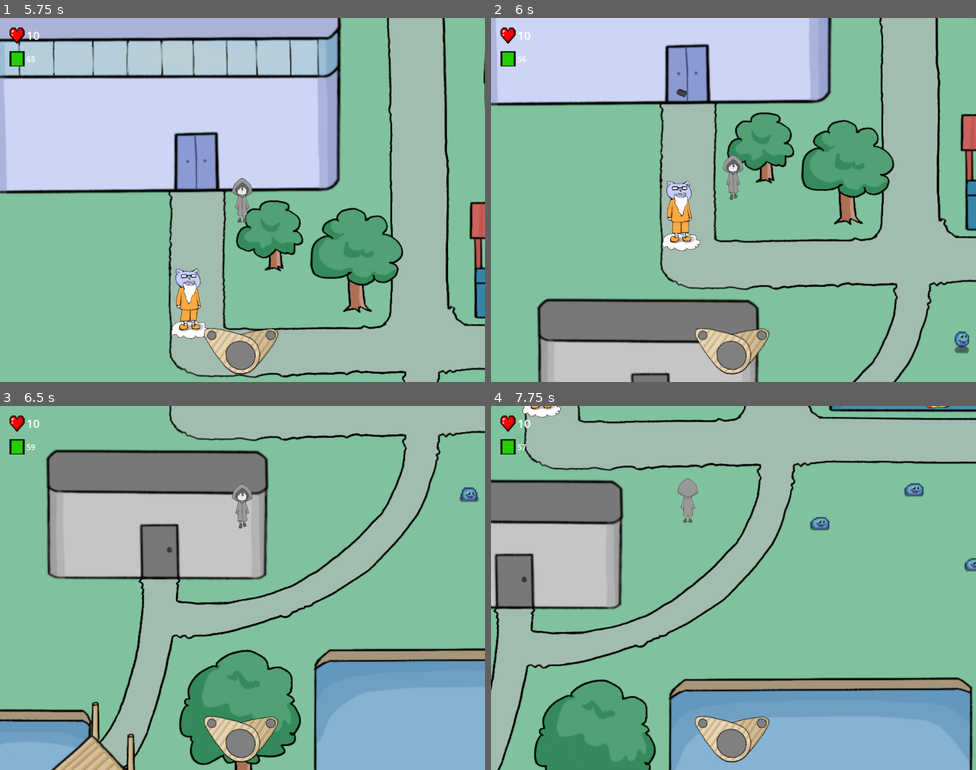
Above: before the commit, frames 1-4 (two rows, left to right).
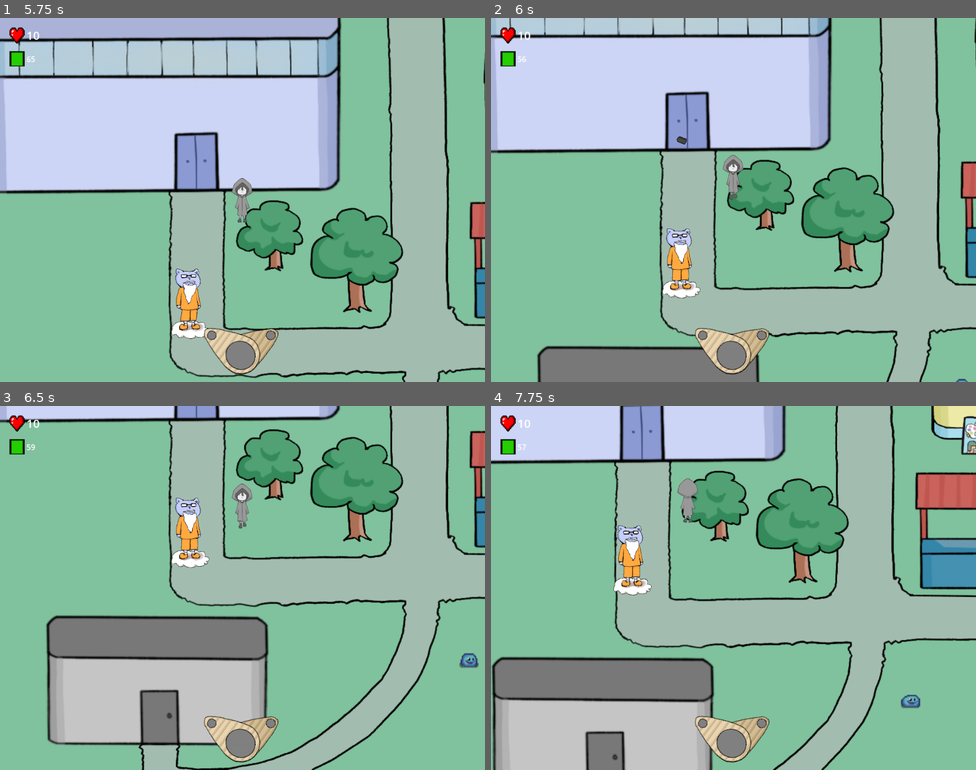
Above: after the commit, the same moments.

Repository: JMSVY-Super-Cool-Group-14/Dye-Chromatic
Game: Godot game, scene res://scenes/ui/main.tscn
The game is run twice, just before and just after one commit, with the same random seed, the same clock (stepped at 60 frames per second) and the same inputs.
Inputs (mouse positions are in pixels of both pictures, inside the frame that each line leads up to):
- Up to frame 1 (5.75 s): click "New Game" at 0.5 s; move the mouse to (349, 181) at 1.27 s; hold E (right_colour) 1.28-2.03 s; hold V (lock_on) 1.28-2.03 s; tap F (melee_attack) at 1.55, 2.1, 3.8, 5.1 s; move the mouse to (145, 218) at 2.02 s; hold S (move_down) 2.03-2.78 s; tap Space (ranged_attack) at 2.3, 4.55 s; move the mouse to (291, 119) at 2.77 s; hold E (right_colour) 2.78-3.53 s; hold Space (ranged_attack) 2.78-3.53 s; tap V (lock_on) at 3.05, 5.3 s; move the mouse to (218, 272) at 3.52 s; hold W (move_up) 3.53-4.28 s; tap C (interact) at 3.6 s; move the mouse to (388, 254) at 4.27 s; hold V (lock_on) 4.28-5.03 s; hold Q (left_colour) from 4.28 s (still down); tap Enter at 5 s; move the mouse to (97, 145) at 5.02 s
- Up to frame 2 (6 s): tap Space (ranged_attack) at 5.75 s; move the mouse to (757, 200) at 5.77 s; release Q (left_colour) at 5.78 s; hold S (move_down) from 5.78 s (still down); hold Down (move_camera_down) from 5.78 s (still down)
- Up to frame 3 (6.5 s): keep holding S (move_down); keep holding Down (move_camera_down); tap F (melee_attack) at 6.05 s
- Up to frame 4 (7.75 s): move the mouse to (660, 497) at 6.52 s; release S (move_down) at 6.53 s; release Down (move_camera_down) at 6.53 s; hold E (right_colour) 6.53-7.28 s; tap Left (move_camera_left) at 6.6 s; tap Space (ranged_attack) at 6.8 s; move the mouse to (840, 569) at 7.27 s; hold W (move_up) from 7.28 s (still down); hold Right (move_camera_right) from 7.28 s (still down); tap V (lock_on) at 7.55 s

Frame 1 is identical in both runs. In frame 2, 46% of the frame differs, in the area x 0-100%, y 0-100%; in frame 3, 71%; in frame 4, 80%.

Commit message:
Redesign Scenes & Scripts for easier usability

Diff:
--- /dev/null
+++ b/src/scenes/PlayerBoundaries.gd
@@ -0,0 +1,13 @@
+extends Node
+
+@export var min_x = 10
+@export var max_x = 810
+@export var min_y = 15
+@export var max_y = 800
+
+func _process(delta):
+	# Ensure the player's position is clamped within the defined boundaries
+	var player_position = get_parent().position
+	player_position.x = clamp(player_position.x, min_x, max_x)
+	player_position.y = clamp(player_position.y, min_y, max_y)
+	get_parent().position = player_position
--- a/src/scenes/game.tscn
+++ b/src/scenes/game.tscn
@@ -17,6 +17,85 @@
 [ext_resource type="PackedScene" uid="uid://diot35kru5y3u" path="res://scenes/Enemies/fire_slime.tscn" id="15_yt066"]
 
 [node name="Game" type="Node2D"]
+
+[node name="NPCManager" type="Node" parent="."]
+
+[node name="NPC" parent="NPCManager" instance=ExtResource("13_7i4wi")]
+position = Vector2(193, 310)
+
+[node name="EnemyManager" type="Node" parent="."]
+
+[node name="Slime3" parent="EnemyManager" instance=ExtResource("2_h5rq2")]
+position = Vector2(496.6, 432.1)
+scale = Vector2(1, 1)
+
+[node name="Slime11" parent="EnemyManager" instance=ExtResource("2_h5rq2")]
+position = Vector2(406, 441.4)
+scale = Vector2(1, 1)
+
+[node name="Slime15" parent="EnemyManager" instance=ExtResource("2_h5rq2")]
+position = Vector2(593.6, 498.5)
+scale = Vector2(1, 1)
+
+[node name="Slime24" parent="EnemyManager" instance=ExtResource("2_h5rq2")]
+position = Vector2(545.9, 497)
+scale = Vector2(1, 1)
+
+[node name="Slime27" parent="EnemyManager" instance=ExtResource("2_h5rq2")]
+position = Vector2(685.6, 416.5)
+scale = Vector2(1, 1)
+
+[node name="Slime39" parent="EnemyManager" instance=ExtResource("2_h5rq2")]
+position = Vector2(784.6, 498.5)
+scale = Vector2(1, 1)
+
+[node name="Slime38" parent="EnemyManager" instance=ExtResource("2_h5rq2")]
+position = Vector2(618.1, 426.4)
+scale = Vector2(1, 1)
+
+[node name="Slime37" parent="EnemyManager" instance=ExtResource("2_h5rq2")]
+position = Vector2(615.4, 443.8)
+scale = Vector2(1, 1)
+
+[node name="Slime36" parent="EnemyManager" instance=ExtResource("2_h5rq2")]
+position = Vector2(637.9, 415)
+scale = Vector2(1, 1)
+
+[node name="Slime35" parent="EnemyManager" instance=ExtResource("2_h5rq2")]
+position = Vector2(595, 425.8)
+scale = Vector2(1, 1)
+
+[node name="Slime34" parent="EnemyManager" instance=ExtResource("2_h5rq2")]
+position = Vector2(597.1, 447.1)
+scale = Vector2(1, 1)
+
+[node name="Slime33" parent="EnemyManager" instance=ExtResource("2_h5rq2")]
+position = Vector2(634.9, 445.6)
+scale = Vector2(1, 1)
+
+[node name="Slime32" parent="EnemyManager" instance=ExtResource("2_h5rq2")]
+position = Vector2(628.3, 456.1)
+scale = Vector2(1, 1)
+
+[node name="Slime31" parent="EnemyManager" instance=ExtResource("2_h5rq2")]
+position = Vector2(650.8, 430)
+scale = Vector2(1, 1)
+
+[node name="Slime30" parent="EnemyManager" instance=ExtResource("2_h5rq2")]
+position = Vector2(642.1, 457.6)
+scale = Vector2(1, 1)
+
+[node name="Slime29" parent="EnemyManager" instance=ExtResource("2_h5rq2")]
+position = Vector2(665.5, 445)
+scale = Vector2(1, 1)
+
+[node name="Fire Slime" parent="EnemyManager" instance=ExtResource("15_yt066")]
+position = Vector2(495, 368)
+
+[node name="Player" parent="." instance=ExtResource("2_mpbna")]
+z_index = 1
+position = Vector2(231, 255)
+scale = Vector2(0.4, 0.4)
 
 [node name="FiniteStateMachine" type="Node" parent="." node_paths=PackedStringArray("current_state", "root")]
 process_mode = 3
@@ -150,91 +229,11 @@
 scale = Vector2(0.4, 0.4)
 texture = ExtResource("4_yusat")
 
-[node name="Player" parent="." instance=ExtResource("2_mpbna")]
-z_index = 1
-position = Vector2(231, 255)
-scale = Vector2(0.4, 0.4)
-max_x = 815
-
 [node name="AudioStreamPlayer2D" type="AudioStreamPlayer2D" parent="."]
 stream = ExtResource("12_aedne")
 volume_db = -10.0
 autoplay = true
 
-[node name="EnemyManager" type="Node" parent="."]
-
-[node name="Slime3" parent="EnemyManager" instance=ExtResource("2_h5rq2")]
-position = Vector2(496.6, 432.1)
-scale = Vector2(1, 1)
-
-[node name="Slime11" parent="EnemyManager" instance=ExtResource("2_h5rq2")]
-position = Vector2(406, 441.4)
-scale = Vector2(1, 1)
-
-[node name="Slime15" parent="EnemyManager" instance=ExtResource("2_h5rq2")]
-position = Vector2(593.6, 498.5)
-scale = Vector2(1, 1)
-
-[node name="Slime24" parent="EnemyManager" instance=ExtResource("2_h5rq2")]
-position = Vector2(545.9, 497)
-scale = Vector2(1, 1)
-
-[node name="Slime27" parent="EnemyManager" instance=ExtResource("2_h5rq2")]
-position = Vector2(685.6, 416.5)
-scale = Vector2(1, 1)
-
-[node name="Slime39" parent="EnemyManager" instance=ExtResource("2_h5rq2")]
-position = Vector2(784.6, 498.5)
-scale = Vector2(1, 1)
-
-[node name="Slime38" parent="EnemyManager" instance=ExtResource("2_h5rq2")]
-position = Vector2(618.1, 426.4)
-scale = Vector2(1, 1)
-
-[node name="Slime37" parent="EnemyManager" instance=ExtResource("2_h5rq2")]
-position = Vector2(615.4, 443.8)
-scale = Vector2(1, 1)
-
-[node name="Slime36" parent="EnemyManager" instance=ExtResource("2_h5rq2")]
-position = Vector2(637.9, 415)
-scale = Vector2(1, 1)
-
-[node name="Slime35" parent="EnemyManager" instance=ExtResource("2_h5rq2")]
-position = Vector2(595, 425.8)
-scale = Vector2(1, 1)
-
-[node name="Slime34" parent="EnemyManager" instance=ExtResource("2_h5rq2")]
-position = Vector2(597.1, 447.1)
-scale = Vector2(1, 1)
-
-[node name="Slime33" parent="EnemyManager" instance=ExtResource("2_h5rq2")]
-position = Vector2(634.9, 445.6)
-scale = Vector2(1, 1)
-
-[node name="Slime32" parent="EnemyManager" instance=ExtResource("2_h5rq2")]
-position = Vector2(628.3, 456.1)
-scale = Vector2(1, 1)
-
-[node name="Slime31" parent="EnemyManager" instance=ExtResource("2_h5rq2")]
-position = Vector2(650.8, 430)
-scale = Vector2(1, 1)
-
-[node name="Slime30" parent="EnemyManager" instance=ExtResource("2_h5rq2")]
-position = Vector2(642.1, 457.6)
-scale = Vector2(1, 1)
-
-[node name="Slime29" parent="EnemyManager" instance=ExtResource("2_h5rq2")]
-position = Vector2(665.5, 445)
-scale = Vector2(1, 1)
-
-[node name="Fire Slime" parent="EnemyManager" instance=ExtResource("15_yt066")]
-position = Vector2(495, 368)
-
-[node name="NPCManager" type="Node" parent="."]
-
-[node name="NPC" parent="NPCManager" instance=ExtResource("13_7i4wi")]
-position = Vector2(193, 310)
-
 [node name="AudioStreamPlayer2D2" type="AudioStreamPlayer2D" parent="."]
 stream = ExtResource("12_aedne")
 volume_db = -10.0
--- a/src/scenes/player.tscn
+++ b/src/scenes/player.tscn
@@ -45,6 +45,7 @@
 [ext_resource type="Texture2D" uid="uid://cxxag1we6q62f" path="res://assets/sprites/slash.sprites/Slash-3.tres" id="43_yem7g"]
 [ext_resource type="Texture2D" uid="uid://l2nvsqvjk3wm" path="res://assets/sprites/slash.sprites/Slash-4.tres" id="44_6dvai"]
 [ext_resource type="Texture2D" uid="uid://bg1h6s2vbpvvn" path="res://assets/UI/targetLockTemp.png" id="45_ar07b"]
+[ext_resource type="Script" path="res://scenes/PlayerBoundaries.gd" id="46_imbkd"]
 
 [sub_resource type="SpriteFrames" id="SpriteFrames_bgi2u"]
 animations = [{
@@ -314,9 +315,6 @@
 
 [node name="Player" type="Area2D" groups=["player"]]
 script = ExtResource("1_p4u05")
-min_x = 10
-min_y = 0
-max_y = 800
 
 [node name="AnimatedSprite2D" type="AnimatedSprite2D" parent="."]
 scale = Vector2(0.3, 0.3)
@@ -330,6 +328,58 @@
 position = Vector2(-1.90735e-06, -1.90735e-06)
 scale = Vector2(0.1, 0.1)
 shape = SubResource("CapsuleShape2D_ewgi6")
+
+[node name="MeleeRange" type="Area2D" parent="."]
+position = Vector2(0, -61)
+
+[node name="MeleeHitbox" type="CollisionShape2D" parent="MeleeRange"]
+scale = Vector2(6.12829, 4.58599)
+shape = SubResource("CapsuleShape2D_ugejp")
+disabled = true
+
+[node name="MeleeAnimate1" type="AnimatedSprite2D" parent="MeleeRange"]
+rotation = 1.5708
+scale = Vector2(0.2, 0.2)
+sprite_frames = SubResource("SpriteFrames_jbfnq")
+animation = &"attack"
+
+[node name="MeleePlayer1" type="AnimationPlayer" parent="MeleeRange/MeleeAnimate1"]
+root_node = NodePath("../..")
+libraries = {
+"": SubResource("AnimationLibrary_qtfsg")
+}
+speed_scale = 12.0
+
+[node name="MeleeAnimate2" type="AnimatedSprite2D" parent="MeleeRange"]
+rotation = 1.5708
+scale = Vector2(0.2, -0.2)
+sprite_frames = SubResource("SpriteFrames_jbfnq")
+animation = &"attack"
+
+[node name="MeleePlayer2" type="AnimationPlayer" parent="MeleeRange/MeleeAnimate2"]
+libraries = {
+"": SubResource("AnimationLibrary_2r1e6")
+}
+speed_scale = 12.0
+
+[node name="BlueUlt" type="Area2D" parent="."]
+
+[node name="CollisionShape2D" type="CollisionShape2D" parent="BlueUlt"]
+scale = Vector2(15, 15)
+shape = SubResource("CircleShape2D_aq8ff")
+disabled = true
+
+[node name="DetectRange" type="Area2D" parent="."]
+
+[node name="CollisionShape2D" type="CollisionShape2D" parent="DetectRange"]
+position = Vector2(0, -112)
+scale = Vector2(19.04, 13.08)
+shape = SubResource("RectangleShape2D_15o0i")
+
+[node name="TargetLock" type="Sprite2D" parent="."]
+visible = false
+scale = Vector2(0.1, 0.1)
+texture = ExtResource("45_ar07b")
 
 [node name="PlayerCam" type="Camera2D" parent="."]
 zoom = Vector2(5, 5)
@@ -339,57 +389,8 @@
 limit_bottom = 820
 script = ExtResource("34_oibyl")
 
-[node name="MeleeRange" type="Area2D" parent="."]
-position = Vector2(0, -61)
-
-[node name="MeleeHitbox" type="CollisionShape2D" parent="MeleeRange"]
-scale = Vector2(6.12829, 4.58599)
-shape = SubResource("CapsuleShape2D_ugejp")
-disabled = true
-
-[node name="MeleeAnimate1" type="AnimatedSprite2D" parent="MeleeRange"]
-rotation = 1.5708
-scale = Vector2(0.2, 0.2)
-sprite_frames = SubResource("SpriteFrames_jbfnq")
-animation = &"attack"
-
-[node name="MeleePlayer1" type="AnimationPlayer" parent="MeleeRange/MeleeAnimate1"]
-root_node = NodePath("../..")
-libraries = {
-"": SubResource("AnimationLibrary_qtfsg")
-}
-speed_scale = 12.0
-
-[node name="MeleeAnimate2" type="AnimatedSprite2D" parent="MeleeRange"]
-rotation = 1.5708
-scale = Vector2(0.2, -0.2)
-sprite_frames = SubResource("SpriteFrames_jbfnq")
-animation = &"attack"
-
-[node name="MeleePlayer2" type="AnimationPlayer" parent="MeleeRange/MeleeAnimate2"]
-libraries = {
-"": SubResource("AnimationLibrary_2r1e6")
-}
-speed_scale = 12.0
-
-[node name="BlueUlt" type="Area2D" parent="."]
-
-[node name="CollisionShape2D" type="CollisionShape2D" parent="BlueUlt"]
-scale = Vector2(15, 15)
-shape = SubResource("CircleShape2D_aq8ff")
-disabled = true
-
-[node name="DetectRange" type="Area2D" parent="."]
-
-[node name="CollisionShape2D" type="CollisionShape2D" parent="DetectRange"]
-position = Vector2(0, -112)
-scale = Vector2(19.04, 13.08)
-shape = SubResource("RectangleShape2D_15o0i")
-
-[node name="TargetLock" type="Sprite2D" parent="."]
-visible = false
-scale = Vector2(0.1, 0.1)
-texture = ExtResource("45_ar07b")
+[node name="PlayerBoundaries" type="Node2D" parent="."]
+script = ExtResource("46_imbkd")
 
 [connection signal="body_entered" from="MeleeRange" to="." method="_on_melee_range_body_entered"]
 [connection signal="body_entered" from="BlueUlt" to="." method="_on_blue_ult_body_entered"]
--- a/src/scripts/Camera2D.gd
+++ b/src/scripts/Camera2D.gd
@@ -1,12 +1,12 @@
 extends Camera2D
 
 @export var centered_on_player = true
-@onready var player: Area2D = get_parent()  # Assuming Camera2D is a direct child of Player
-@export var camera_speed = 100  # Speed at which the camera moves when arrow keys are pressed
-@export var zoom_speed = 3  # Speed of zooming in and out
-@export var min_zoom = Vector2(1.5, 1.5)  # Minimum zoom level
-@export var max_zoom = Vector2(3, 3)  # Maximum zoom level
-var last_player_position = Vector2()  # To track player's last position
+@onready var player: Area2D = get_parent()
+@export var camera_speed = 100
+@export var zoom_speed = 3
+@export var min_zoom = Vector2(1.5, 1.5)
+@export var max_zoom = Vector2(3, 3)
+var last_player_position = Vector2()
 
 # Standard Camera Settings
 @export var DEFAULT_ZOOM = Vector2(2.5, 2.5)
@@ -16,42 +16,37 @@
 @export var smoothing_speed = 5.0
 
 func _ready():
-	player = get_parent()  # Ensure player is the parent node
+	player = get_parent()
 	if not player:
 		push_error("Player node not found as parent.")
 		return
-	last_player_position = player.position  # Initialize with the player's initial position
-	zoom = DEFAULT_ZOOM  # Set the initial zoom level to default
-	make_current()  # Make this camera the current camera
-	set_limits()  # Set the camera limits
-	global_position = player.global_position  # Ensure the camera starts centered on the player
+	last_player_position = player.position
+	zoom = DEFAULT_ZOOM
+	make_current()
+	global_position = player.global_position
 
 func _process(delta):
 	if not player:
 		return
-	# Check player movement
+
 	var player_moved = player.position != last_player_position
 	if player_moved:
 		centered_on_player = true
 
-	# Determine if any camera movement keys are pressed
 	var is_moving_camera = Input.is_action_pressed("move_camera_right") or \
 						   Input.is_action_pressed("move_camera_left") or \
 						   Input.is_action_pressed("move_camera_up") or \
 						   Input.is_action_pressed("move_camera_down")
 
-	# Unlock camera when moving it
 	if is_moving_camera:
 		centered_on_player = false
 
 	if centered_on_player:
-		# The camera will follow the player without manual input
 		if smoothing_enabled:
 			global_position = lerp(global_position, player.global_position, smoothing_speed * delta)
 		else:
 			global_position = player.global_position
 	else:
-		# Move the camera according to inputs
 		if Input.is_action_pressed("move_camera_right"):
 			global_position.x += camera_speed * delta
 		if Input.is_action_pressed("move_camera_left"):
@@ -71,16 +66,8 @@
 		zoom.x = min(zoom.x, max_zoom.x)
 		zoom.y = min(zoom.y, max_zoom.y)
 
-	# Reset camera to default settings when "c" is pressed
 	if Input.is_action_just_pressed("reset_camera"):
 		zoom = DEFAULT_ZOOM
 		global_position = player.position
 
-	# Update the last player position at the end of the frame
 	last_player_position = player.position
-
-func set_limits():
-	limit_left = 0
-	limit_right = 820
-	limit_top = 0
-	limit_bottom = 820
--- a/src/scripts/PlayerAnimated.gd
+++ b/src/scripts/PlayerAnimated.gd
@@ -3,9 +3,6 @@
 @onready var player: Area2D = $"../"
 var projectile_val = false
 var melee_val = false
-
-@export var speed = 200
-var velocity = Vector2.ZERO
 
 func _ready():
 	animation_looped.connect(end_attack)
@@ -23,22 +20,7 @@
 		elif Input.is_action_just_pressed("melee_attack"):
 			melee_val = true
 			melee()
-
-	# Handle player movement
-	velocity = Vector2.ZERO
-	if Input.is_action_pressed("ui_right"):
-		velocity.x += 1
-	if Input.is_action_pressed("ui_left"):
-		velocity.x -= 1
-	if Input.is_action_pressed("ui_down"):
-		velocity.y += 1
-	if Input.is_action_pressed("ui_up"):
-		velocity.y -= 1
-
-	velocity = velocity.normalized() * speed * delta
-	player.position += velocity
-
-	# Debugging information
+	# Only debug information should be here, movement is removed
 	print("Player Position: ", player.position)
 	print("Viewport Size: ", get_viewport().size)
 
@@ -64,7 +46,6 @@
 
 func melee():
 	print("Melee animation")
-	# Melee animation
 	if player.velocity.x > 0.25 or player.velocity.x < -0.25:
 		animation = "melee_right"
 		flip_h = false
@@ -77,7 +58,6 @@
 
 func proj():
 	print("Projectile animation")
-	# Projectile animation
 	if player.rangedTarget.x != 0:
 		animation = "proj_right"
 		flip_h = false
--- a/src/scripts/player.gd
+++ b/src/scripts/player.gd
@@ -70,17 +70,9 @@
 var special_magenta_scene = preload("res://scenes/attacks/special_magenta.tscn")
 var special_blue_scene = preload("res://scenes/attacks/special_blue.tscn")
 
-# Boundary limits
-@export var min_x = 55
-@export var max_x = 800
-@export var min_y = 40
-@export var max_y = 500
-
-# Called when the node enters the scene tree for the first time.
 func _ready():
 	$AnimatedSprite2D.play()
 
-# Called every frame. 'delta' is the elapsed time since the previous frame.
 func _process(delta):
 	$AnimatedSprite2D.play()
 	attackDelta += delta
@@ -101,7 +93,6 @@
 		timePassed = 0
 		hp_change.emit(hp)
 
-	# Colour Reset
 	if Input.is_action_just_pressed("left_colour"):
 		colour_reset()
 	elif Input.is_action_just_pressed("right_colour"):
@@ -114,38 +105,24 @@
 		speed = 100
 		isSprinting = false
 
-	# Movement
 	if fsm.get_controller():
 		velocity = Input.get_vector("move_left", "move_right", "move_up", "move_down")
 		rangedTarget = Input.get_vector("aim_left", "aim_right", "aim_up", "aim_down")
 	else:
 		key_move()
 
-	# Facing direction check
 	if velocity.length() > 0 and !lockedOn:
 		facingDirection = velocity
 	elif lockedOn and targetLock != null:
 		facingDirection = (targetLock.global_transform.origin - self.global_transform.origin).normalized()
 		targetLockArt.global_position = targetLock.global_position
 	elif targetLock == null:
-		# In event of locked enemy being dead
 		print("Target dead! Reset Lock-on.")
 		targetLock = 0
 		targetLockArt.visible = false
 		lockedOn = false
 
-	# Actual moving of object
 	position += velocity * delta * speed
-
-	# Print debug information
-	print("Position before clamping: ", position)
-
-	# Clamp the position within defined boundaries
-	position.x = clamp(position.x, min_x, max_x)
-	position.y = clamp(position.y, min_y, max_y)
-
-	# Print debug information
-	print("Position after clamping: ", position)
 
 func start(pos):
 	position = pos
@@ -164,15 +141,9 @@
 
 func _input(event):
 	if !isSprinting:
-		# Handle colour input
 		colour_input(event)
-
-		# Handle attack input
 		attack_input(event)
-
-		#Handle lock on target input
 		lock_on(event)
-
 
 func lock_on(event):
 	if event.is_action_pressed("lock_on") and lockedOn == false:
@@ -260,24 +231,20 @@
 			combo1 = true
 			comboDelta = 0
 
-
 func colour_reset():
 	if !Input.is_action_pressed("left_colour") and !Input.is_action_pressed("right_colour"):
 		return
 
-	# Multiple wait checks for redundancy
 	await get_tree().create_timer(0.2).timeout
 
 	if !Input.is_action_pressed("left_colour") and !Input.is_action_pressed("right_colour"):
 		return
 
-	# Multiple wait checks for redundancy
 	await get_tree().create_timer(0.2).timeout
 
 	if !Input.is_action_pressed("left_colour") and !Input.is_action_pressed("right_colour"):
 		return
 
-	# Multiple wait checks for redundancy
 	await get_tree().create_timer(0.2).timeout
 
 	if !Input.is_action_pressed("left_colour") and !Input.is_action_pressed("right_colour"):
@@ -293,14 +260,10 @@
 		rightIndex = 0
 		set_colour(leftColour, "grey")
 
-
 func colour_input(event):
-	# Toggle colours selected
-
 	if colourSwitchDelta > colourSwitchDelay:
 		colourSwitchDelta = 0
 		if event.is_action_pressed("left_colour"):
-			# So we dont have same colour on both sides
 			leftIndex = (leftIndex + 1) % 4
 			if leftIndex == rightIndex:
 				leftIndex = (leftIndex + 1) % 4
@@ -308,7 +271,6 @@
 			else:
 				set_colour(leftColourSelect[leftIndex], rightColourSelect[rightIndex])
 		elif event.is_action_pressed("right_colour"):
-			# So we dont have same colour on both sides
 			rightIndex = (rightIndex + 1) % 4
 			if rightIndex == leftIndex:
 				rightIndex = (rightIndex + 1) % 4
@@ -339,7 +301,6 @@
 		currentColour = leftColour
 
 	colour_change.emit(leftColour, rightColour, currentColour)
-
 
 func colour_special():
 	match currentColour:
@@ -439,8 +400,6 @@
 	var front_enemies := []
 
 	for target in $DetectRange.get_overlapping_bodies():
-		#get enemies in front of the player
-		#to find out, look for angle to enemy using dot product
 		var angle_to_node = rad_to_deg(acos(facingDirection.dot(global_position.direction_to(target.global_position))))
 		if angle_to_node < field_of_view and target.is_in_group("enemy"):
 			front_enemies.append(target)
@@ -449,7 +408,6 @@
 		nearest_enemy = front_enemies[0]
 
 		for target in front_enemies:
-			#get enemies based on the closest distance
 			if global_position.distance_to(target.global_position) < global_position.distance_to(nearest_enemy.global_position):
 				nearest_enemy = target
 
Not shown: 1 places in src/scenes/game.tscn that only renumber resources
Not shown: 1 places in src/scenes/player.tscn that only renumber resources
